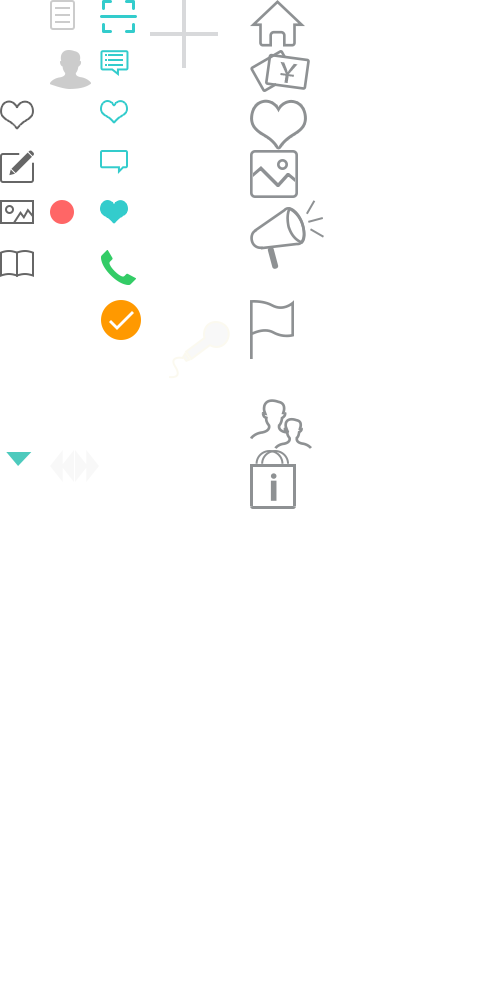
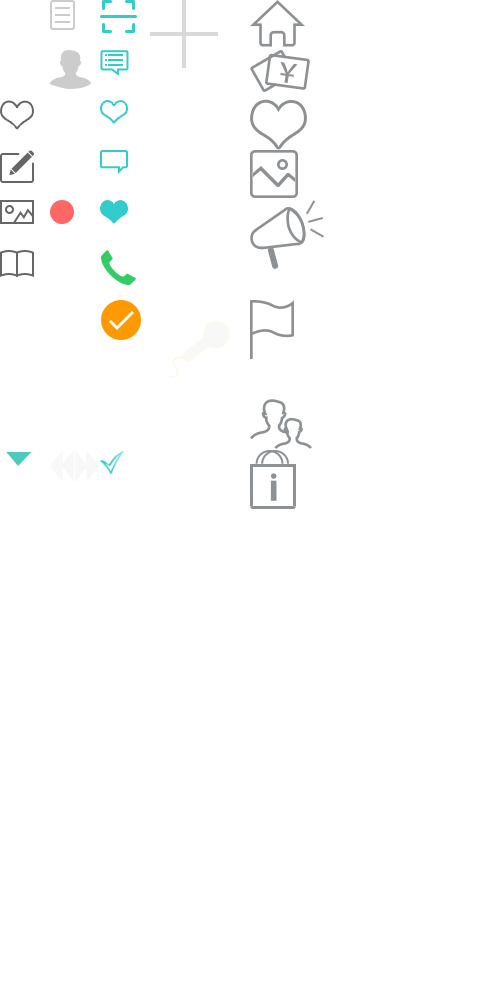
Layered file, before and after one edit (500x1000). Changes by layer:
added layer "print_select" above "nav" over box(100, 450, 124, 474)
